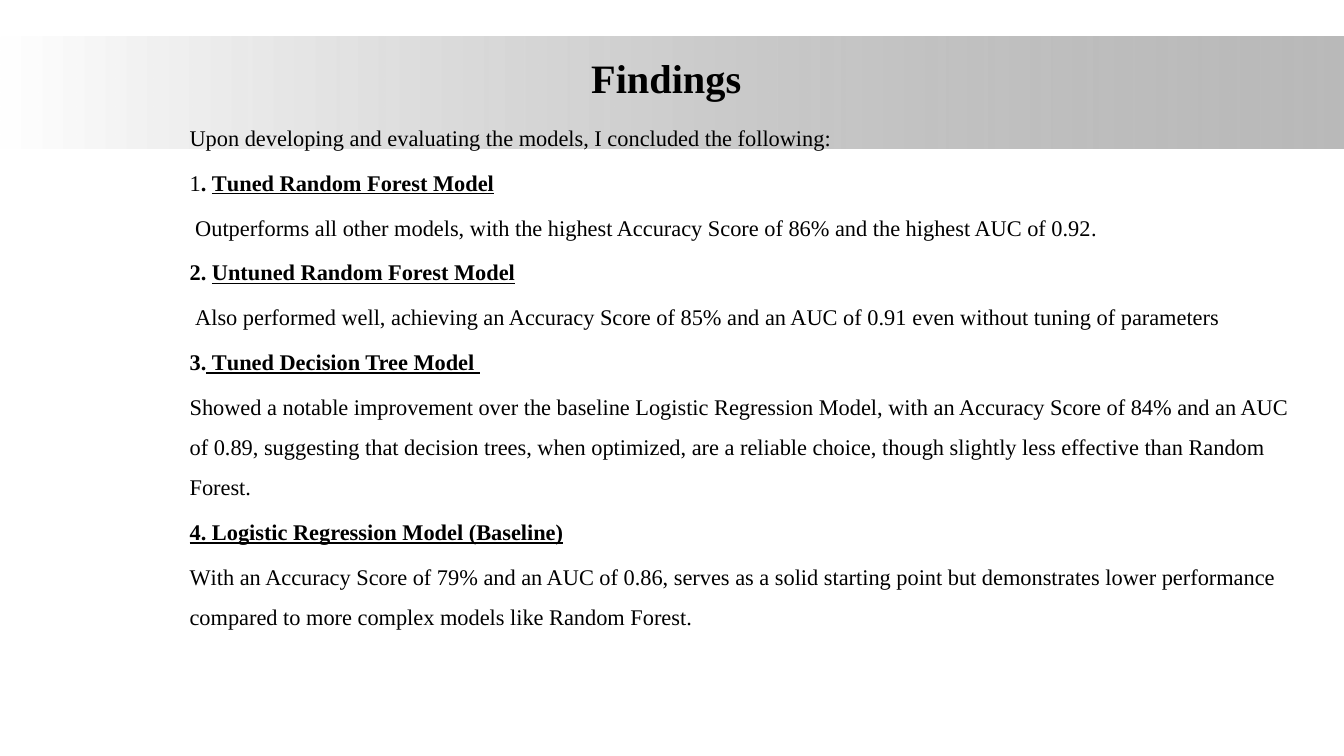
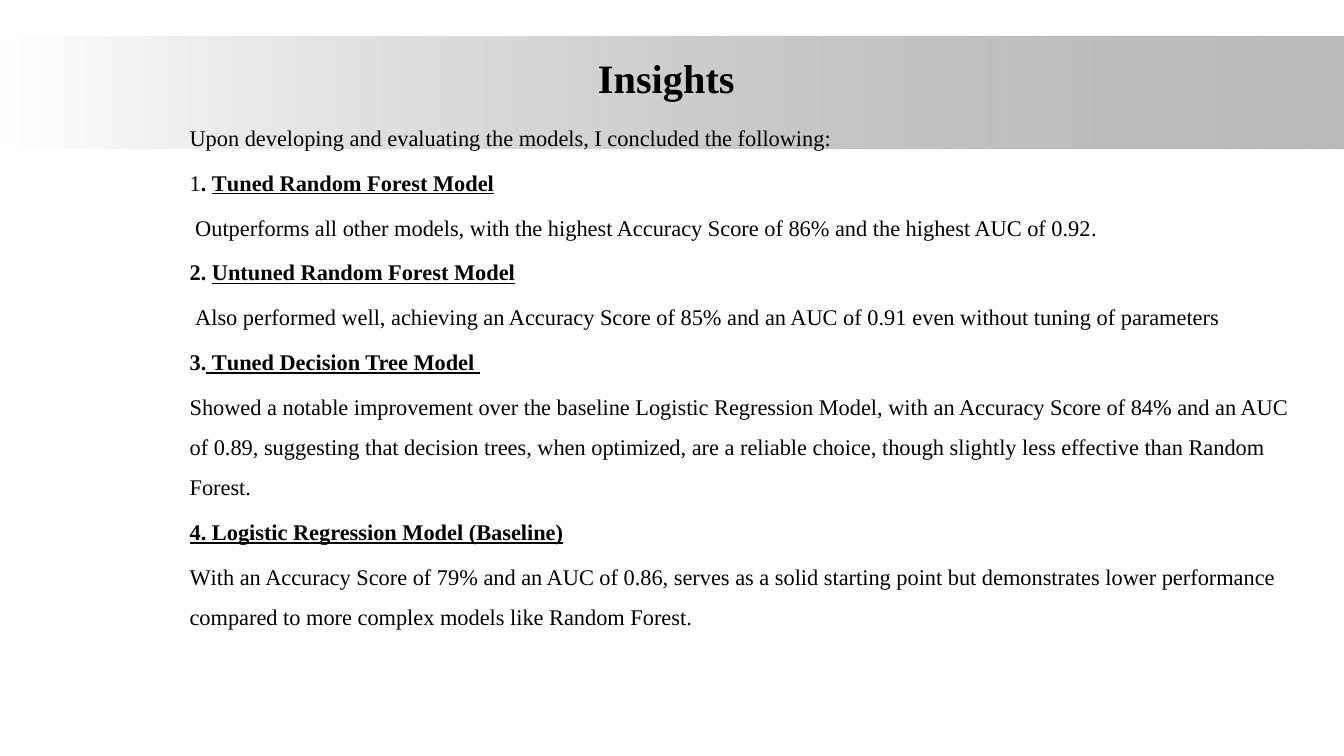
Before and after one commit to James-tech4/JAMES-PHASE-3-DSPT-8-PROJECT, a slide deck: slide 20 of Presentation.pptx. Drawn at 1344x756 pixels with LibreOffice and Linux fonts; fonts in the diff are those of the drawing; background and template pictures are left out. Boxes give left, top, right and bottom in pixels: in the first picture for what was removed or moved away, otherwise in the second. Text is boxed around its words. In the diff, an @@ line names an element or a change of style, - is before the commit and + after.

```diff
--- a/Presentation.pptx
+++ b/Presentation.pptx
@@ title at (598, 65, 735, 102): text changed @@
-Findings
+Insights
```
Also in this commit, not shown: 2 other slides changed, 1 slide added.
